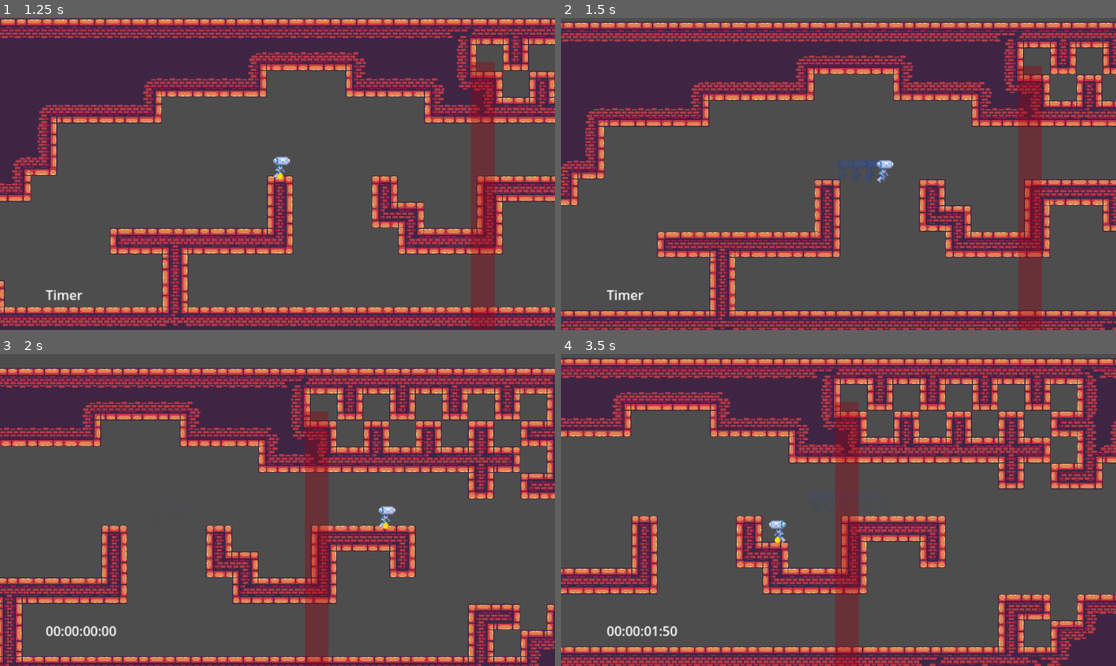
Above: before the commit, frames 1-4 (two rows, left to right).
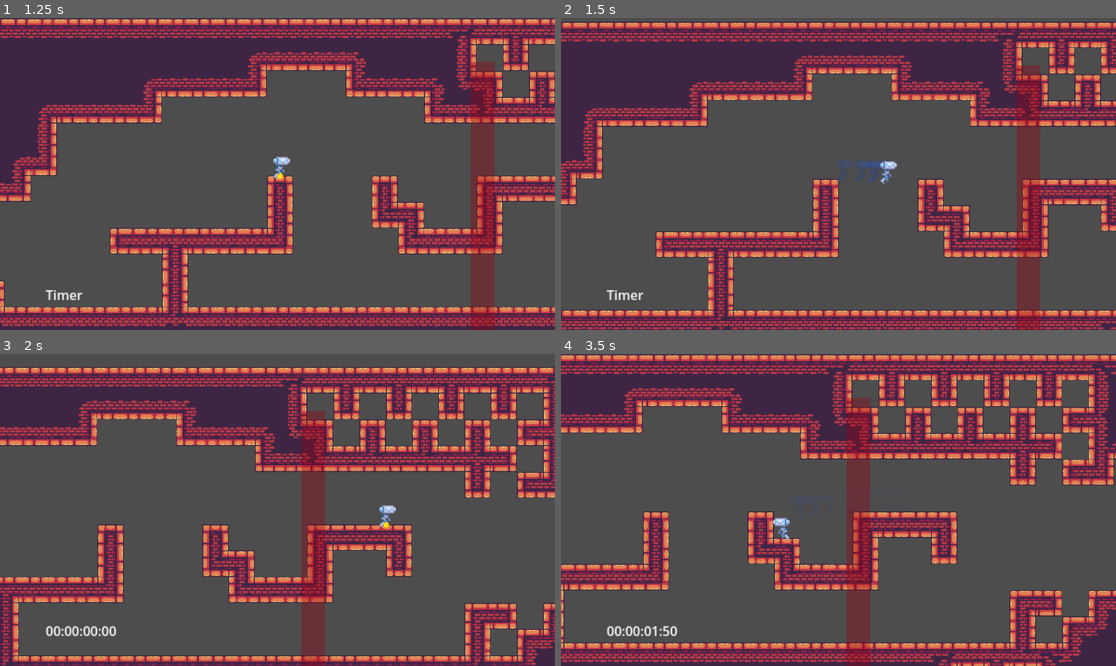
Above: after the commit, the same moments.

Repository: Slabity/LudumDare53
Game: Godot game, scene res://src/scenes/main_scene.tscn
Two runs of this game, one before a commit and one after it. Both use one fixed random seed, a clock stepped at 60 frames per second and the inputs below.
Inputs (mouse positions are in pixels of both pictures, inside the frame that each line leads up to):
- Up to frame 1 (1.25 s): click "Play" at 0.5 s
- Up to frame 2 (1.5 s): move the mouse to (960, 158) at 1.27 s; hold Right (ui_right) from 1.28 s (still down); tap K (dash) at 1.35 s; click (960, 158) at 1.42 s
- Up to frame 3 (2 s): keep holding Right (ui_right); tap J (jump) at 1.52 s
- Up to frame 4 (3.5 s): release Right (ui_right) at 2 s; drag from (727, 525) to (877, 575) at 2.02 s; move the mouse to (894, 441) at 2.77 s; hold Left (ui_left) from 2.78 s (still down); right-click (894, 441) at 2.85 s; tap K (dash) at 3.05 s

Frame 1 is identical in both runs. In frame 2, 15% of the frame differs, in the area x 0-100%, y 1-100%; in frame 3, 27%; in frame 4, 41%, in the area x 0-100%, y 0-100%.

Commit message:
Make dash non-fixed motion.

Diff:
--- a/src/scenes/player/player.gd
+++ b/src/scenes/player/player.gd
@@ -37,14 +37,14 @@
 @export var air_input_multiplier = 0.75  # Input influence while in air
 @export var dash_trail_sprite: PackedScene
 @export var speed = Vector2(200.0, 350.0)
-@export var dash_speed = Vector2(500.0, 550.0)
-@export var dash_length = 0.17  # Duration of dash effect - how long we fast.
+@export var dash_speed = Vector2(500.0, 500.0)  # Additive to pre-dash velocity
+@export var dash_length = 0.2  # Duration of dash effect - how long we fast.
 @export var dash_limit = 0.4  # Cooldown between dashes (unless other tech is used)
 @export var dash_reset_early = 0.16
 @export var gravity_multiplier = 1.2
 @export var gravity_input_control_up = 0.9
 @export var gravity_input_control_down = 1.1
-@export var wall_friction = 0.5
+@export var wall_friction = 0.9
 @export var wall_kick_speed = 300.0
 @export var wall_hard_kick_speed = 1.3
 @export var wall_hard_kick_influence = 1.5  # multipler on movement away from wall post kick.
@@ -62,6 +62,7 @@
 var _dash_dir = Vector2.ZERO
 var _can_dash = true
 var _dash_trail_tick = false
+var _pre_dash_velocity = Vector2.ZERO
 
 var _wall_dir_kick_hard
 
@@ -113,7 +114,7 @@
 
 
 func _on_dash_timeout():
-	velocity = Vector2.ZERO
+	pass
 
 
 func _physics_process(delta):
@@ -163,7 +164,17 @@
 func _apply_movement(input_dir, delta):
 	if _dashing():
 		var sliding = velocity.normalized() != _dash_dir.normalized()
-		velocity = _dash_dir * dash_speed
+		# Undo the normalization from Input.get_vector.
+		velocity = (
+			_pre_dash_velocity
+			+ (
+				Vector2(
+					1.0 if _dash_dir.x > 0 else -1.0 if _dash_dir.x < 0 else 0.0,
+					1.0 if _dash_dir.y > 0 else -1.0 if _dash_dir.y < 0 else 0.0
+				)
+				* dash_speed
+			)
+		)
 		if sliding:
 			velocity *= 0.7
 		return
@@ -294,6 +305,7 @@
 	if Input.is_action_just_pressed("dash") and _can_dash and input_dir != Vector2.ZERO:
 		_dash_dir = input_dir
 		_can_dash = false
+		_pre_dash_velocity = velocity
 		cooldowns.add(Cooldowns.DASH, dash_length, self, "_on_dash_timeout")
 		cooldowns.add(Cooldowns.DASH_LIMIT, dash_limit)
 		cooldowns.add(Cooldowns.DASH_EARLY, dash_reset_early)
@@ -369,7 +381,7 @@
 	# dash_particles.emitting = _dashing()
 	# Disable or enable outline based on ability to dash.
 	# sprite.material.set_shader_param("line_color", Color(1, 1, 1, 1 if _can_dash else 0))
-	$DebugDot.visible = !_dashing()
+	$DebugDot.visible = _can_dash
 
 
 func _on_grapple_hook_grapple_detached():
@@ -377,5 +389,6 @@
 
 
 func _on_grapple_hook_grapple_attached(hook_location: Vector2):
+	_reset_dash()
 	grapple_hook_location = hook_location
 	cooldowns.add(Cooldowns.GRAPPLE_KICK, grapple_kick_length)
--- a/src/scenes/player/player.tscn
+++ b/src/scenes/player/player.tscn
@@ -12,10 +12,6 @@
 [node name="Player" type="CharacterBody2D"]
 script = ExtResource("1_kw1vg")
 dash_trail_sprite = ExtResource("2_8kwlp")
-dash_speed = Vector2(500, 700)
-dash_length = 0.17
-hyper_speed = 700.0
-hyper_speed_long = 350.0
 
 [node name="Sprite" type="Sprite2D" parent="."]
 texture = ExtResource("1_pqllh")
